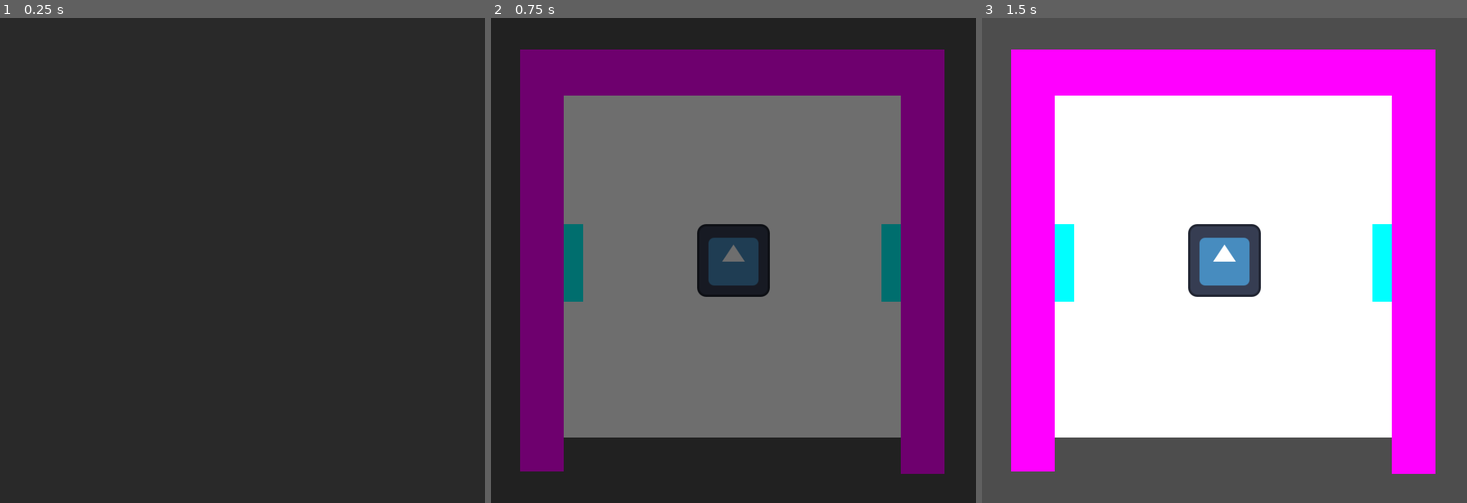
Above: before the commit, frames 1-3 (left to right).
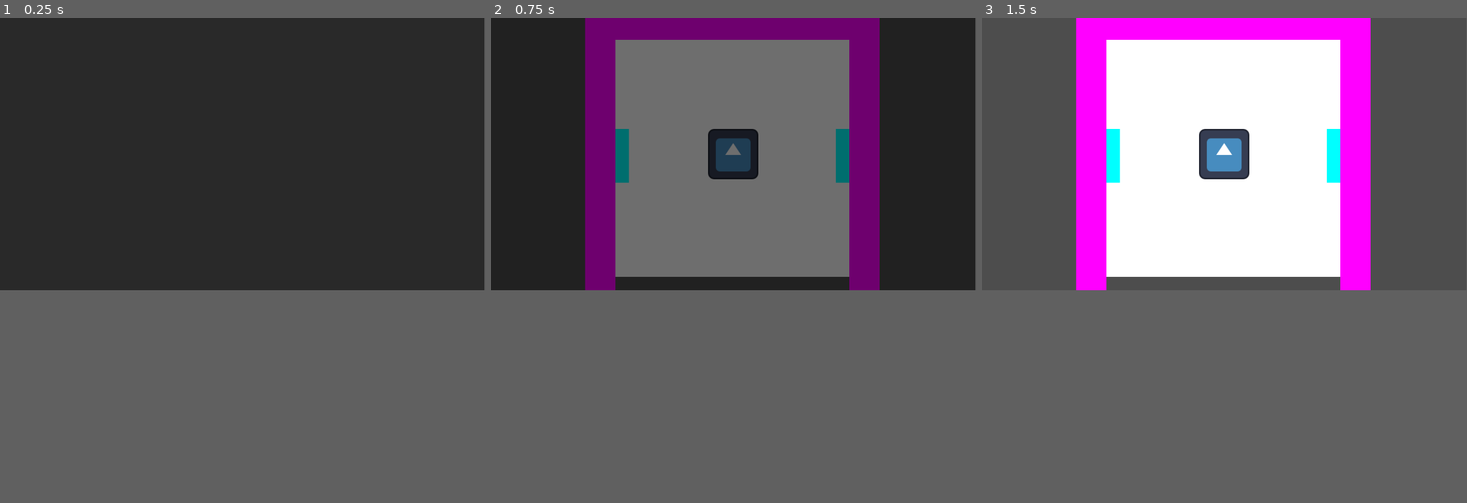
Above: after the commit, the same moments.

Repository: SushiOnToast/Mini-Jam-185
Game: Godot game, scene res://scenes/main.tscn
The game is run twice, just before and just after one commit, with the same random seed, the same clock (stepped at 60 frames per second) and the same inputs. The engine's default icon, where the game draws it, is replaced by a stand-in: a white triangle on a blue panel in a dark square.
Inputs:
- Up to frame 1 (0.25 s): no input
- Up to frame 2 (0.75 s): no input
- Up to frame 3 (1.5 s): no input
In our replay, the window is 800x800 before the commit and 799x449 after it. These sizes can differ from the game's own. Grey fills any space a smaller window leaves; there, only what the larger window draws over its background counts as a difference.

The runs differ from the first frame. In frame 1, only the window size differs. In frame 2, 54% of the frame differs, in the area x 0-100%, y 0-100%; in frame 3, 54%.

Commit message:
Revert "changed aspect ratio"
This reverts commit cb57de4e2ff4566dc2a286a03505d0545225b50b.

Diff:
--- a/project.godot
+++ b/project.godot
@@ -18,8 +18,3 @@
 [autoload]
 
 Global="*res://scripts/global.gd"
-
-[display]
-
-window/size/viewport_width=800
-window/size/viewport_height=800
--- a/scenes/main.tscn
+++ b/scenes/main.tscn
@@ -2,21 +2,6 @@
 
 [ext_resource type="Script" uid="uid://fwqsag7lpjhl" path="res://scripts/main.gd" id="1_o5qli"]
 [ext_resource type="Script" uid="uid://b7m1muhw35bxx" path="res://scripts/state_manager.gd" id="2_0wfyh"]
-
-[sub_resource type="Animation" id="Animation_sugp2"]
-length = 0.001
-tracks/0/type = "value"
-tracks/0/imported = false
-tracks/0/enabled = true
-tracks/0/path = NodePath("ColorRect:modulate")
-tracks/0/interp = 1
-tracks/0/loop_wrap = true
-tracks/0/keys = {
-"times": PackedFloat32Array(0),
-"transitions": PackedFloat32Array(1),
-"update": 0,
-"values": [Color(1, 1, 1, 0)]
-}
 
 [sub_resource type="Animation" id="Animation_0wfyh"]
 resource_name = "dissolve"
@@ -32,6 +17,21 @@
 "transitions": PackedFloat32Array(1, 1),
 "update": 0,
 "values": [Color(1, 1, 1, 0), Color(1, 1, 1, 1)]
+}
+
+[sub_resource type="Animation" id="Animation_sugp2"]
+length = 0.001
+tracks/0/type = "value"
+tracks/0/imported = false
+tracks/0/enabled = true
+tracks/0/path = NodePath("ColorRect:modulate")
+tracks/0/interp = 1
+tracks/0/loop_wrap = true
+tracks/0/keys = {
+"times": PackedFloat32Array(0),
+"transitions": PackedFloat32Array(1),
+"update": 0,
+"values": [Color(1, 1, 1, 0)]
 }
 
 [sub_resource type="AnimationLibrary" id="AnimationLibrary_jyhfs"]
